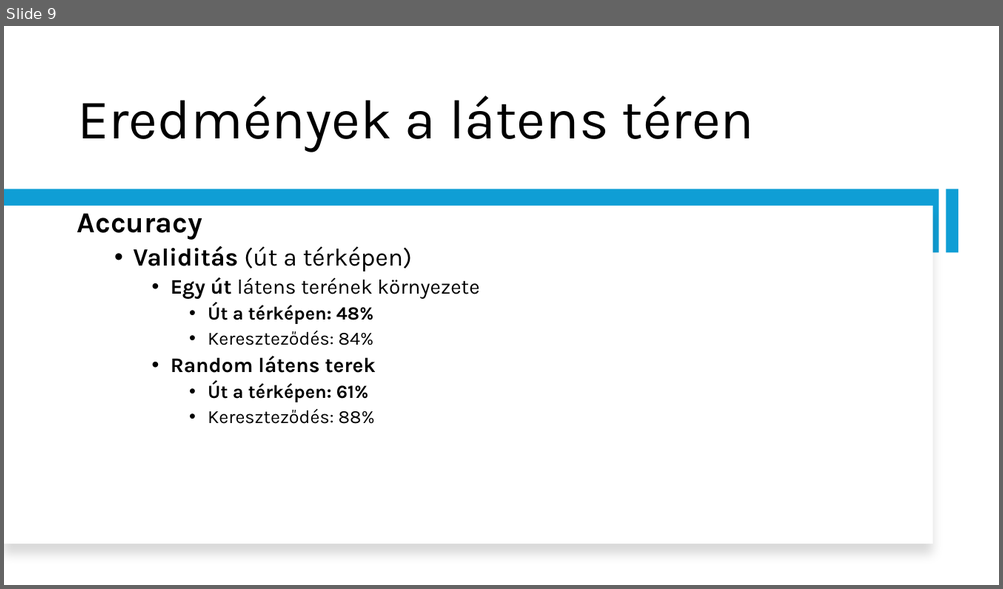
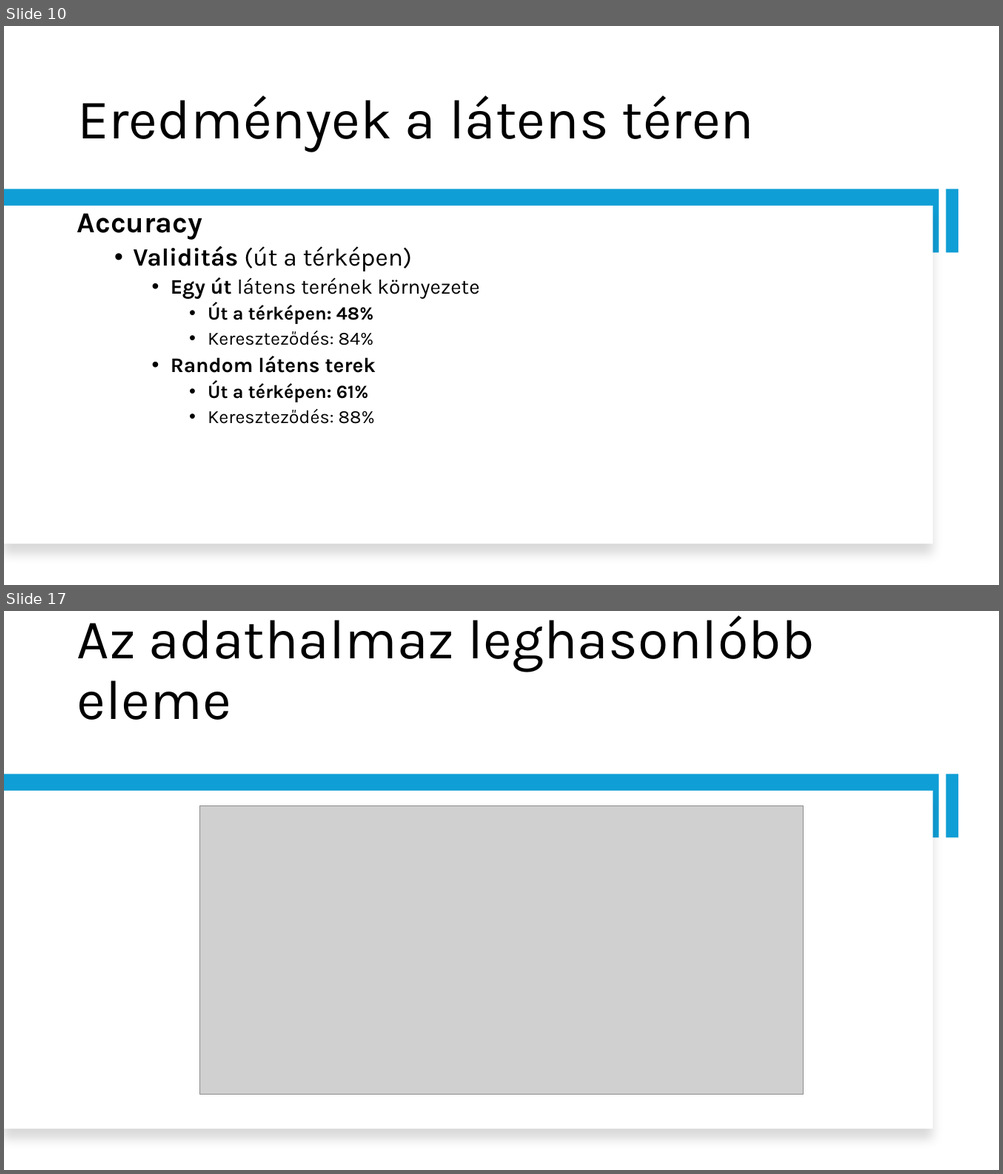
Before and after one commit to Matyiko/Dipterv, a slide deck: Gépjárműkövetés a mesterséges intelligencia módszereivel.pptx. Shown one above the other, each under a label of ours: slide 9 before the commit, slides 10 and 17 after it; the slides between them are not shown. The pictures are 1003x589 and 1003x1174 pixels, drawn with LibreOffice and Linux fonts; fonts in the diff are those of the drawing; grey boxes stand for pictures. Boxes give left, top, right and bottom in pixels: in the first picture for what was removed or moved away, otherwise in the second. Text is boxed around its words. In the diff, an @@ line names an element or a change of style, - is before the commit and + after.

```diff
--- a/Gépjárműkövetés a mesterséges intelligencia módszereivel.pptx
+++ b/Gépjárműkövetés a mesterséges intelligencia módszereivel.pptx
@@ slide 17 added at (4, 611, 999, 1170), background #FFFFFF @@
@@ title added at (77, 615, 814, 720), 54 pt, text #000000 @@
+Az adathalmaz leghasonlóbb eleme
@@ rectangle added at (4, 775, 939, 838), fill #0F9ED5 @@
@@ rectangle added at (945, 775, 959, 838), fill #0F9ED5 @@
@@ rectangle added at (4, 791, 933, 1130), fill #FFFFFF @@
@@ picture added at (199, 806, 803, 1095) @@
@@ what was slide 9 is now slide 10 @@
```
Also in this commit, not shown: 4 slides changed, 12 other slides added, 3 slides removed, 10 other files.
